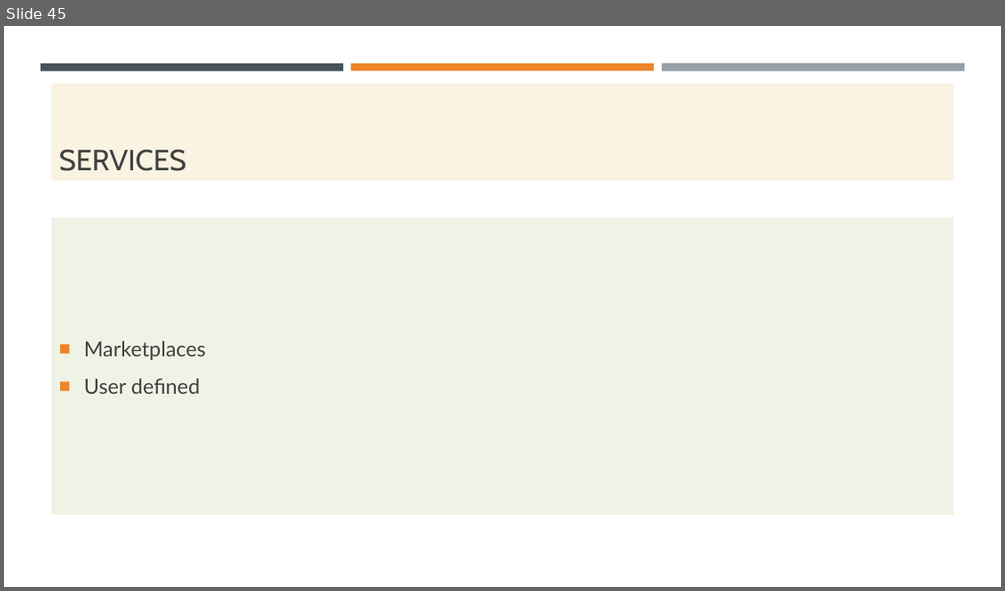
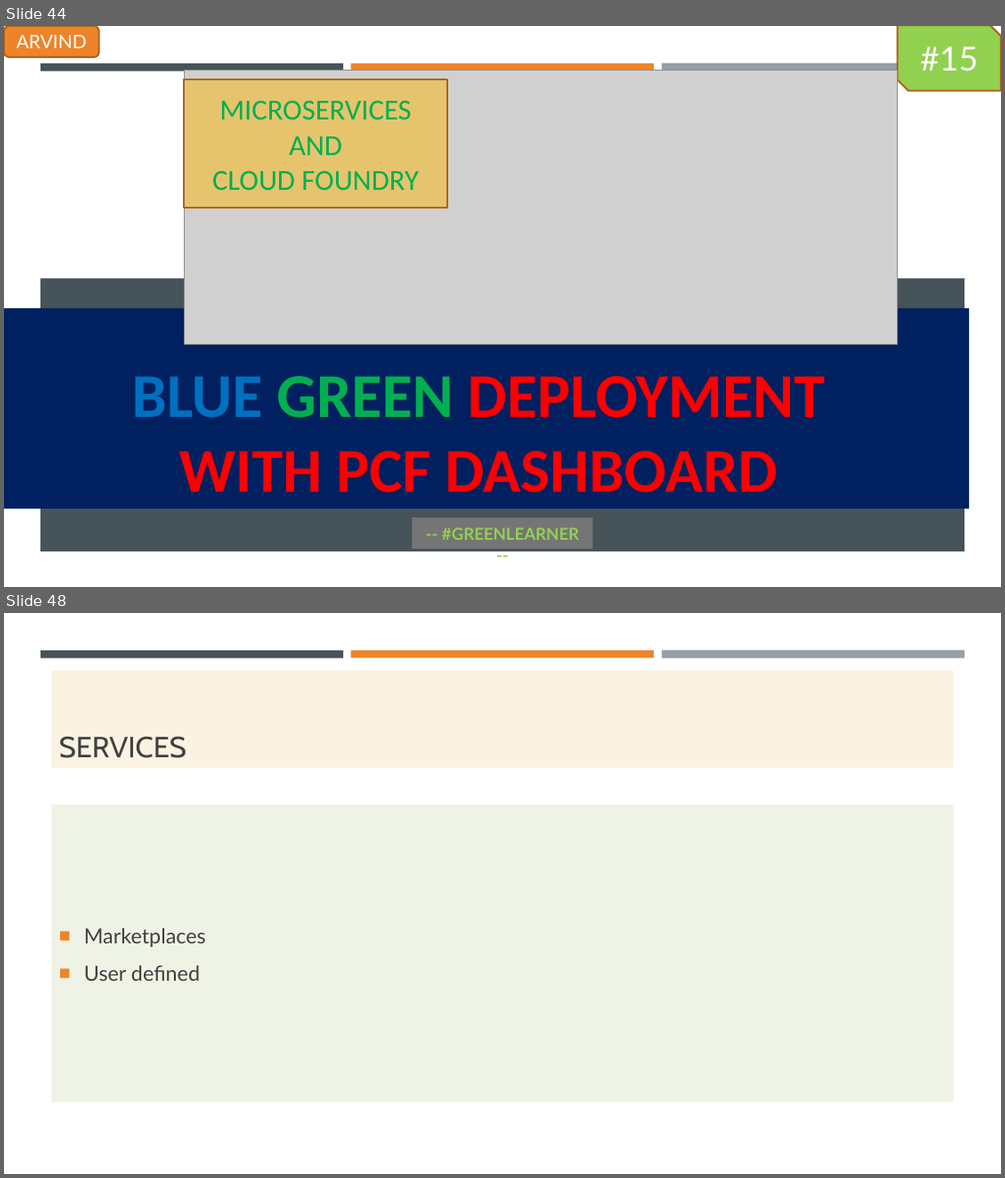
Before and after one commit to codefarm0/PivotalCloudFoundry, a slide deck: PCF.pptx. Shown one above the other, each under a label of ours: slide 45 before the commit, slides 44 and 48 after it; the slides between them are not shown. The pictures are 1005x591 and 1005x1178 pixels, drawn with LibreOffice and Linux fonts; fonts in the diff are those of the drawing; grey boxes stand for pictures; background and template pictures are left out. Boxes give left, top, right and bottom in pixels: in the first picture for what was removed or moved away, otherwise in the second. Text is boxed around its words. In the diff, an @@ line names an element or a change of style, - is before the commit and + after.

```diff
--- a/PCF.pptx
+++ b/PCF.pptx
@@ slide 44 added at (x1=4, y1=26, x2=1001, y2=587), background picture (left out); not listed: 3 template elements that a slide beside it also shows @@
@@ rounded rectangle added at (x1=4, y1=26, x2=99, y2=57), fill #ED8428, outline #AF621E 1.75 pt, 18 pt, text #FFFFFF @@
+ARVIND
@@ snip diag rect added at (x1=898, y1=26, x2=1001, y2=91), fill #92D050, outline #AF621E 1.75 pt, 32 pt, text #FFFFFF @@
+#15
@@ picture added at (x1=184, y1=70, x2=898, y2=344) @@
@@ rectangle added at (x1=184, y1=79, x2=447, y2=208), fill #E6C46D, outline #AF621E 1.75 pt, 28 pt, text #00B050 @@
+MICROSERVICES
+AND
+CLOUD FOUNDRY
@@ rectangle added at (x1=40, y1=278, x2=965, y2=551), fill #465359 @@
@@ title added at (x1=4, y1=308, x2=969, y2=508), fill #002060, 60 pt, text #FF0000, bold @@
+BLUE GREEN DEPLOYMENT
+WITH PCF DASHBOARD
@@ subtitle added at (x1=413, y1=517, x2=593, y2=548), fill #767676, 16 pt, text #92D050, bold @@
+-- #GREENLEARNER --
@@ what was slide 45 is now slide 48 @@
```
Also in this commit, not shown: 2 slides changed, 2 other slides added, 2 other files.
